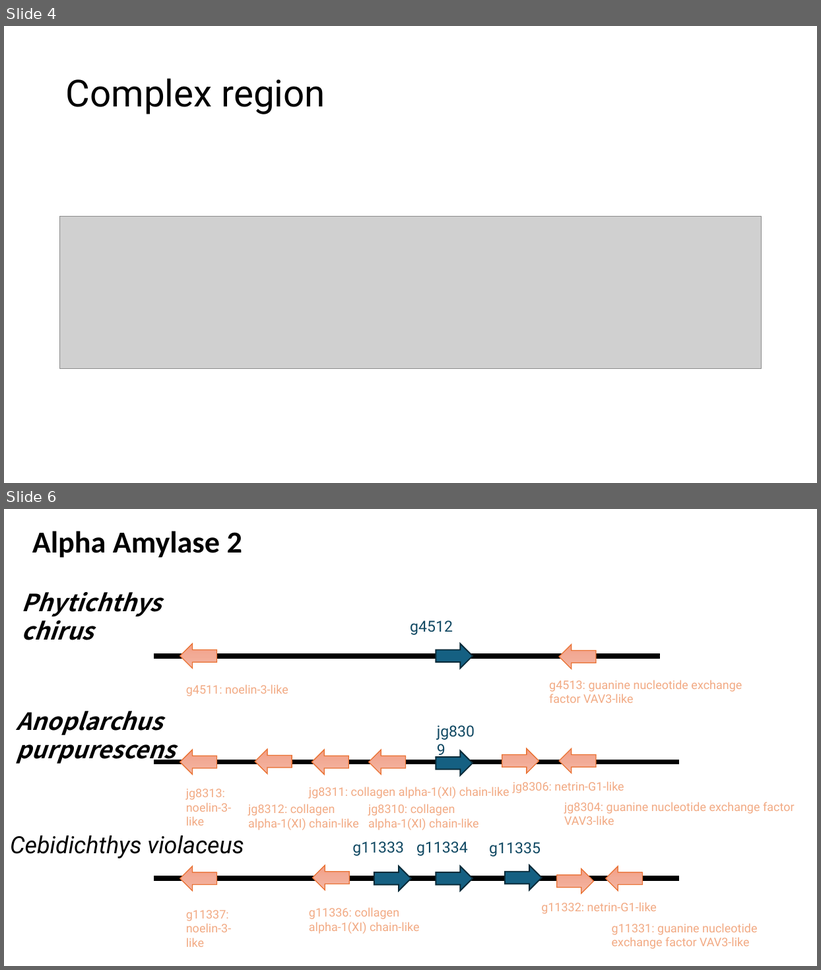
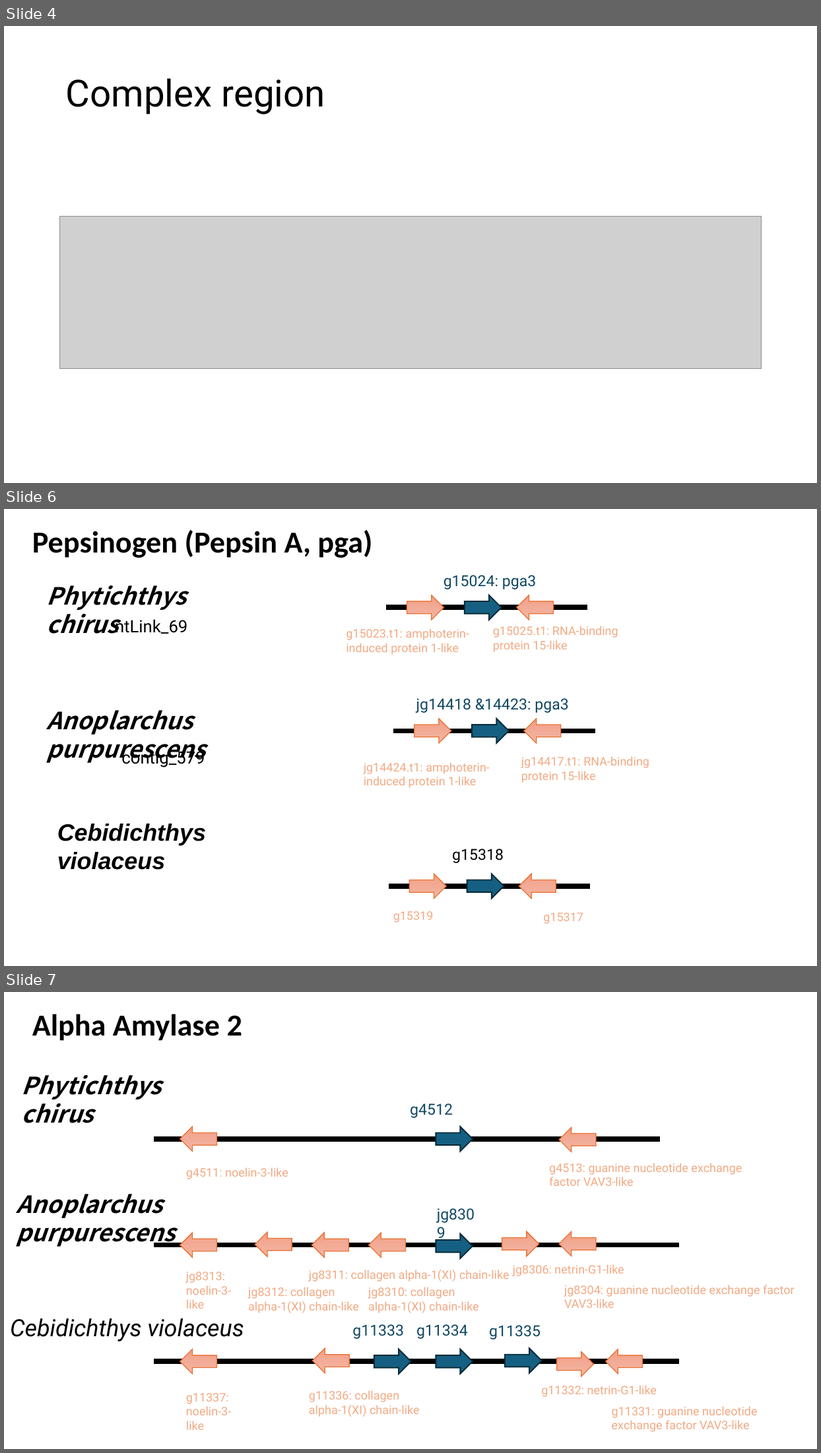
Before and after one commit to jyw-atgithub/fish-genome, a slide deck: synteny.pptx. Shown one above the other, each under a label of ours: slides 4 and 6 before the commit, slides 4, 6 and 7 after it; the slides between them are not shown. The pictures are 821x970 and 821x1453 pixels, drawn with LibreOffice and Linux fonts; fonts in the diff are those of the drawing; grey boxes stand for pictures. Boxes give left, top, right and bottom in pixels: in the first picture for what was removed or moved away, otherwise in the second. Text is boxed around its words. In the diff, an @@ line names an element or a change of style, - is before the commit and + after.

```diff
--- a/synteny.pptx
+++ b/synteny.pptx
@@ slide 6 added at [4,509,817,966], background #FFFFFF @@
@@ text added at [32,530,372,558], 36 pt, text #000000, bold @@
+Pepsinogen (Pepsin A, pga)
@@ text added at [46,586,186,634], 28 pt, text #000000, bold, italic @@
+Phytichthys chirus
@@ text added at [444,575,536,590], 18 pt, text #104862 @@
+g15024: pga3
@@ left arrow added at [407,595,444,619], fill gradient #F5B8A5 to #F2AB96 to #F59E82, outline #E97132 1 pt @@
@@ left arrow added at [465,595,501,619], fill #156082, outline #092A39 1.5 pt @@
@@ left arrow added at [517,595,554,619], fill gradient #F5B8A5 to #F2AB96 to #F59E82, outline #E97132 1 pt @@
@@ text added at [115,619,187,634], 20 pt, text #000000 @@
+ntLink_69
@@ line added from (386, 608) to (587, 608), #000000 6 pt @@
@@ text added at [493,626,618,652], 14 pt, text #F2AA84 @@
+g15025.t1: RNA-binding protein 15-like
@@ text added at [346,628,470,655], 14 pt, text #F2AA84 @@
+g15023.t1: amphoterin-induced protein 1-like
@@ text added at [416,698,568,713], 18 pt, text #104862 @@
+jg14418 &14423: pga3
@@ text added at [46,710,205,764], 28 pt, text #000000, bold, italic @@
+Anoplarchus purpurescens
@@ left arrow added at [415,719,451,743], fill gradient #F5B8A5 to #F2AB96 to #F59E82, outline #E97132 1 pt @@
@@ left arrow added at [472,719,508,743], fill #156082, outline #092A39 1.5 pt @@
@@ left arrow added at [524,719,561,743], fill gradient #F5B8A5 to #F2AB96 to #F59E82, outline #E97132 1 pt @@
@@ line added from (394, 731) to (595, 731), #000000 6 pt @@
@@ text added at [121,748,205,768], 20 pt, text #000000 @@
+contig_579
@@ text added at [364,762,490,788], 14 pt, text #F2AA84 @@
+jg14424.t1: amphoterin-induced protein 1-like
@@ text added at [521,757,649,783], 14 pt, text #F2AA84 @@
+jg14417.t1: RNA-binding protein 15-like
@@ text added at [57,824,206,870], 28 pt, text #000000, bold, italic @@
+Cebidichthys violaceus
@@ text added at [452,849,504,863], 18 pt, text #000000 @@
+g15318
@@ left arrow added at [410,875,446,899], fill gradient #F5B8A5 to #F2AB96 to #F59E82, outline #E97132 1 pt @@
@@ left arrow added at [467,875,504,899], fill #156082, outline #092A39 1.5 pt @@
@@ left arrow added at [519,875,556,899], fill gradient #F5B8A5 to #F2AB96 to #F59E82, outline #E97132 1 pt @@
@@ line added from (389, 887) to (590, 887), #000000 6 pt @@
@@ text added at [393,912,434,923], 14 pt, text #F2AA84 @@
+g15319
@@ text added at [543,913,583,924], 14 pt, text #F2AA84 @@
+g15317
@@ what was slide 6 is now slide 7 @@
```
Also in this commit, not shown: 5 slides changed, 1 other slide added, 6 other files.
